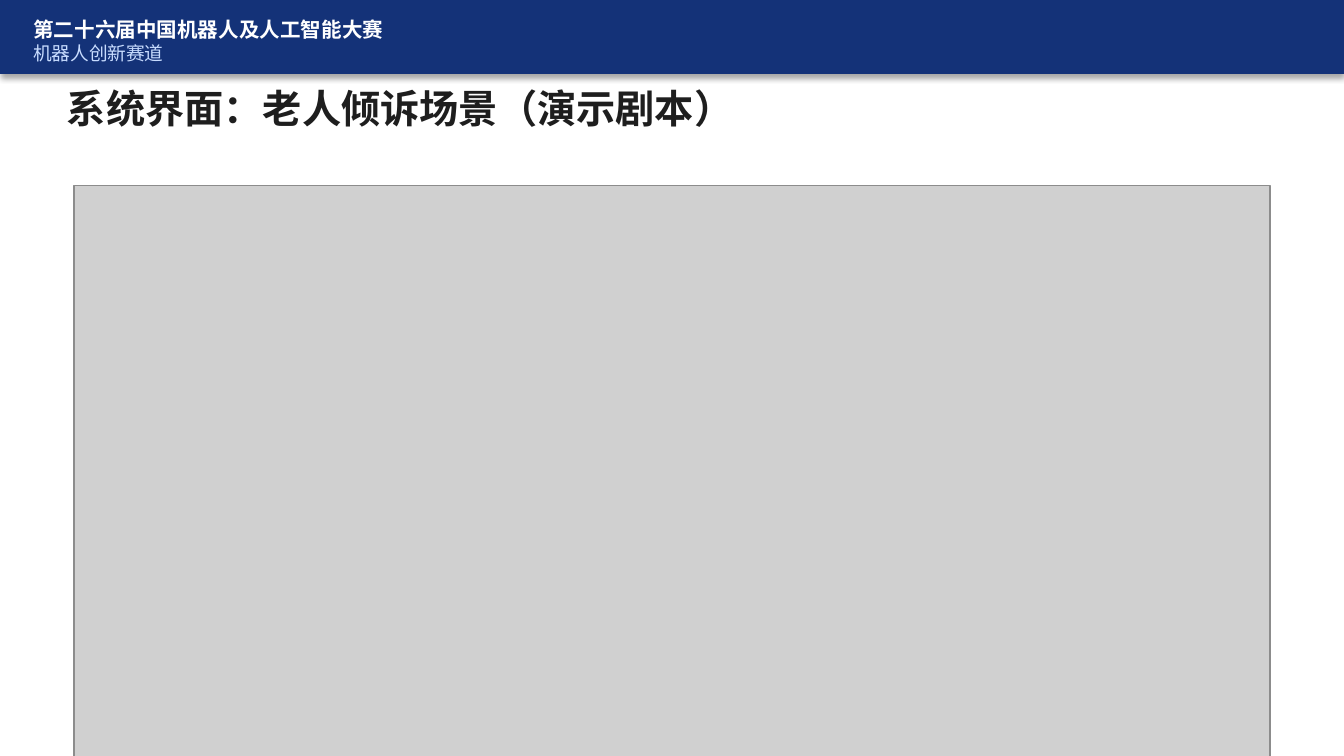
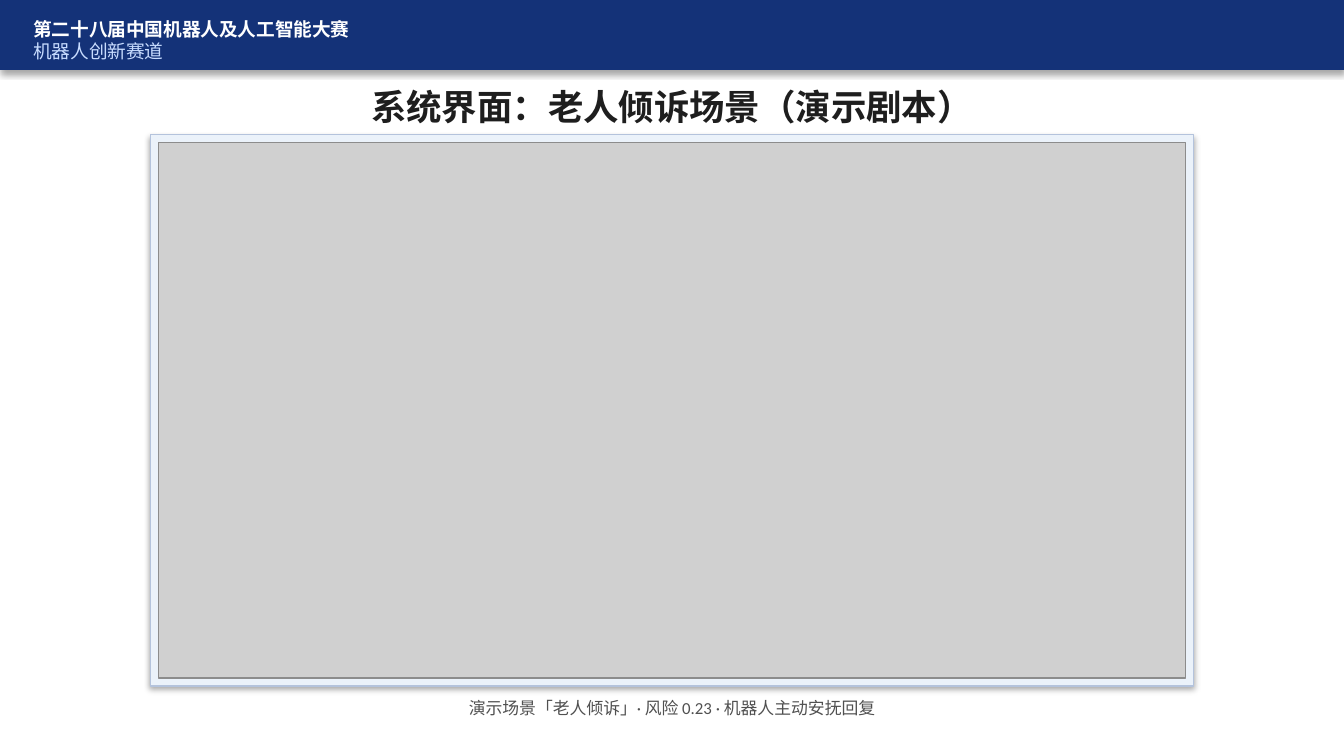
Before and after one commit to FBB123571/ElderCare-Humanoid-Platform, a slide deck: slide 15 of docs/答辩_CareCompanion.pptx. Drawn at 1344x756 pixels with LibreOffice and Linux fonts; fonts in the diff are those of the drawing; grey boxes stand for pictures. Boxes give left, top, right and bottom in pixels: in the first picture for what was removed or moved away, otherwise in the second. Text is boxed around its words. In the diff, an @@ line names an element or a change of style, - is before the commit and + after.

Commit message:
fix(docs): finalize 16:9 PPT layout and 28th competition edition
Compute screenshot placement from actual 10×5.625 slide size, center
images with frame, and update header to the 28th national competition.

```diff
--- a/docs/答辩_CareCompanion.pptx
+++ b/docs/答辩_CareCompanion.pptx
@@ rectangle resized from (x1=0, y1=0, x2=1344, y2=74) to (x1=0, y1=0, x2=1344, y2=70) @@
@@ text at (x1=33, y1=20, x2=349, y2=38): text changed; size 11 to 10 pt @@
-第二十六届中国机器人及人工智能大赛
+第二十八届中国机器人及人工智能大赛
@@ text "系统界面：老人倾诉场景（演示剧本）" at (x1=371, y1=89, x2=972, y2=124): size 21 to 19 pt; alignment left to centre @@
@@ rectangle added at (x1=151, y1=134, x2=1193, y2=685), fill #EBF2FA, outline #B4C3DC 0.75 pt @@
@@ picture resized from (x1=74, y1=185, x2=1270, y2=756) to (x1=159, y1=142, x2=1185, y2=677) @@
@@ text added at (x1=469, y1=699, x2=875, y2=716), 9 pt, text #505050 @@
+演示场景「老人倾诉」· 风险 0.23 · 机器人主动安抚回复
```
Also in this commit, not shown: 25 other slides changed, 1 other file.
